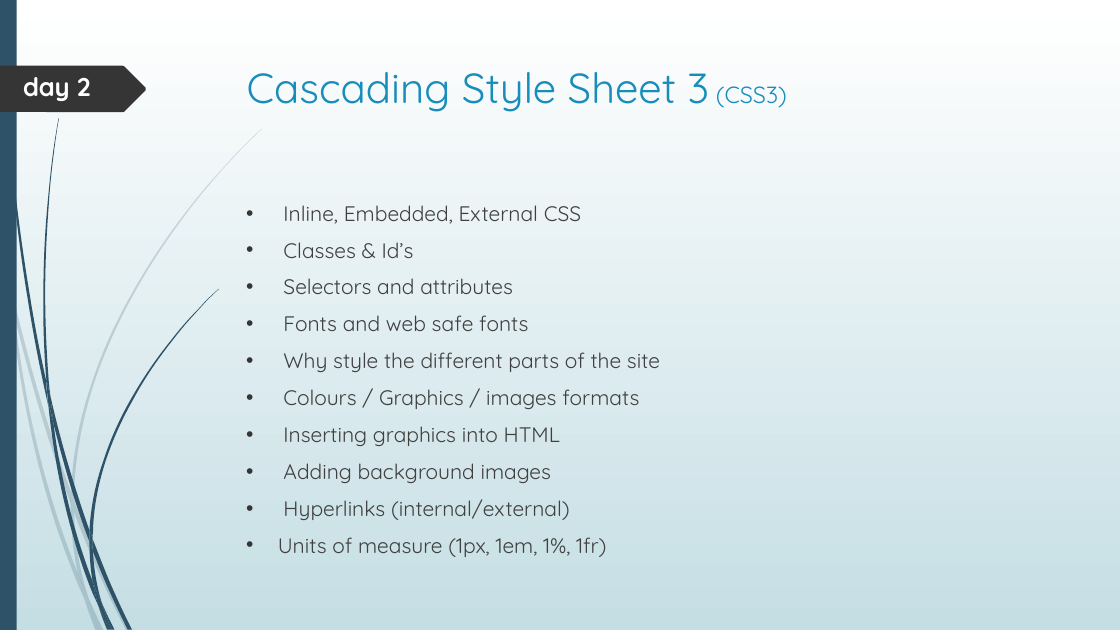
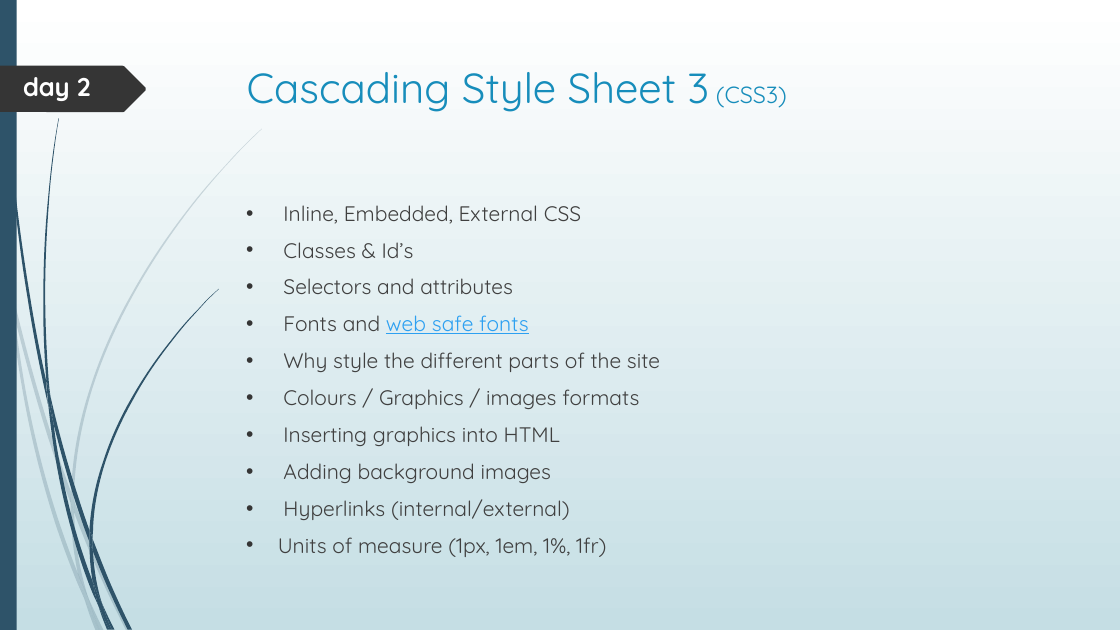
Before and after one commit to brunoitconsultant/academy-HTML5, a slide deck: slide 5 of (private) Tutor/Web Design - the Course.pptx. Drawn at 1120x630 pixels with LibreOffice and Linux fonts; fonts in the diff are those of the drawing. Boxes give left, top, right and bottom in pixels: in the first picture for what was removed or moved away, otherwise in the second. Text is boxed around its words. In the diff, an @@ line names an element or a change of style, - is before the commit and + after.

```diff
--- a/(private) Tutor/Web Design - the Course.pptx
+++ b/(private) Tutor/Web Design - the Course.pptx
@@ text at (283, 315, 528, 334): text colour #404040 to #2DA0F1, underline on in "web safe fonts" @@
```
Also in this commit, not shown: 7 other slides changed, 4 other files.
